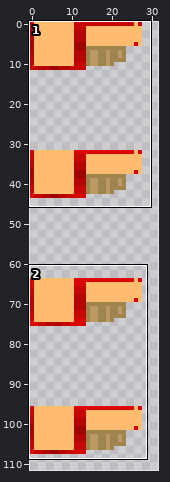
Two versions of one sprite sheet, BlueBlocksCraft for Redstone Arsenal/assets/redstonearsenal/textures/3dres/tools/shovels/flux_empowered.png. Above, an overview of the earlier version with the close-up marked.
Close-up. Before the edit:
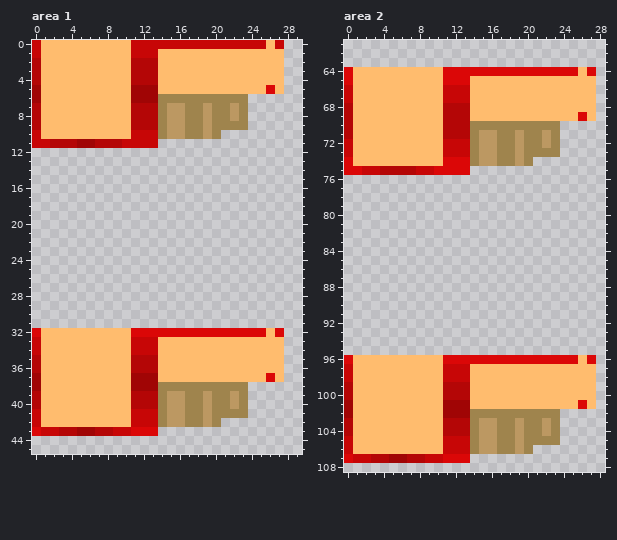
The file is 32x128 pixels. Shown: area 1: x 0..29, y 0..45; area 2: x 0..28, y 61..108. The wide view leaves out empty margins.
Now the later version:
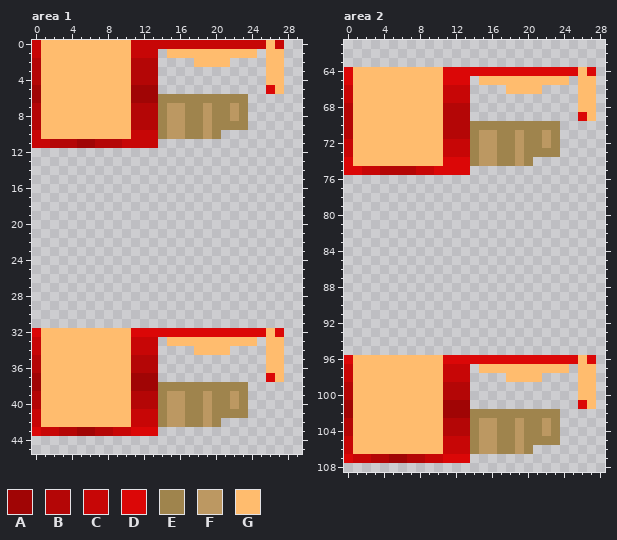
Palette (. is transparent): A #a00505  B #b40606  C #c70606  D #db0707  E #9f844d  F #bc9862  G #ffbc6e
What changed:
Area 1:
The author cleared colour G in row 1 at x 14 and 25; in row 2 at x 14 to 17 and 22 to 25; in rows 3 to 5 at x 14 to 25; in row 33 at x 14 and 25; in row 34 at x 14 to 17 and 22 to 25; in rows 35 to 37 at x 14 to 25.
Area 2:
The author cleared colour G in row 65 at x 14 and 25; in row 66 at x 14 to 17 and 22 to 25; in rows 67 to 69 at x 14 to 25; in row 97 at x 14 and 25; in row 98 at x 14 to 17 and 22 to 25; in rows 99 to 101 at x 14 to 25.
Changed places in both close-ups, as pixel boxes (x1, y1, x2, y2):
erased: (158, 49, 266, 94)
erased: (158, 337, 266, 382)
erased: (470, 76, 578, 121)
erased: (470, 364, 578, 409)
